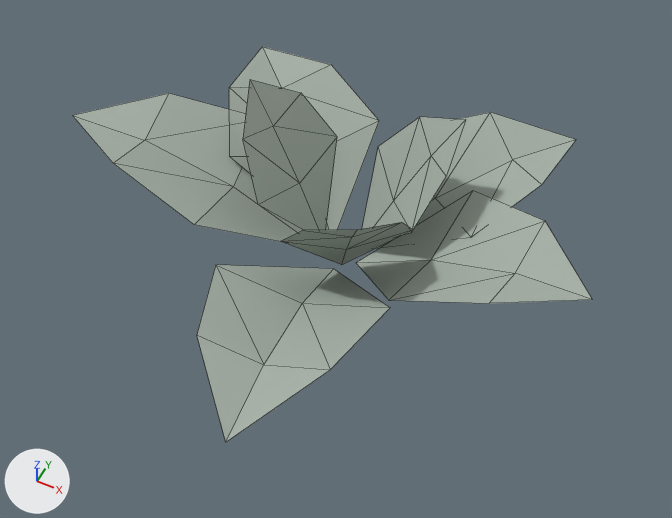
The glTF model game/assets/crops/silverleaf/silverleaf_s1.glb, before and after one commit.
Both versions are drawn from a 50 mm camera at (0.174, -0.352, 0.435) aimed at (0.017, -0.039, 0.043). Arrows for +X, +Y and +Z are at lower left; the lights stay in place. The older version comes first. Mesh edges are drawn as thin lines. Vertices at exactly the same position are counted once.

In view in the first picture: 'silverleaf_s1'.
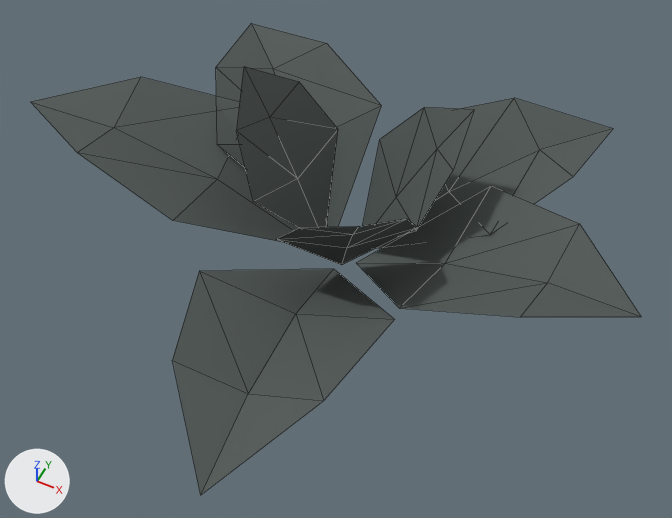
Boxes (x1, y1, x2, y2) around the edits, measured in the pictures (672 x 518 px; the box of a moved part takes in the faces that stretch with it):
'silverleaf_s1', recoloured, reshaped (17% wider, 19% taller): before (73, 47, 593, 442); after (31, 23, 641, 495)
part 1 of me_silverleaf_s1, moved or reshaped: before (362, 117, 465, 234); after (363, 107, 474, 234)
part 2 of me_silverleaf_s1, moved or reshaped: before (243, 79, 337, 230); after (237, 66, 338, 228)
part 3 of me_silverleaf_s1, moved or reshaped: before (281, 222, 412, 265); after (276, 219, 418, 265)
part 4 of me_silverleaf_s1, moved or reshaped: before (73, 47, 593, 442); after (31, 23, 641, 495)

The change in detail:
Material 'pal_leaf_silver' (mat_pal_leaf_silver) changes colour from grey #a6b0a6 to dark grey #4f5754; in linear values from (0.38, 0.434, 0.38) to (0.0783, 0.0946, 0.089).
me_silverleaf_s1 is used by ob_silverleaf_s1; location (0.0, 0.0, 0.0).
me_silverleaf_s1 had 64 vertices, 64 faces and spanned x -0.177..0.155, y -0.174..0.112, z 0.0..0.106.
me_silverleaf_s1 now has 64 vertices, 64 faces and spans x -0.207..0.181, y -0.202..0.13, z 0.0..0.114.
me_silverleaf_s1 part 1: the loose piece of 8 vertices spanning x 0.002..0.059, y -0.008..0.055, z 0.004..0.096 is scaled about the mesh origin by 1.07.
me_silverleaf_s1 part 2: the loose piece of 8 vertices spanning x -0.064..-0.012, y -0.031..0.043, z 0.004..0.106 is scaled about the mesh origin by 1.07.
me_silverleaf_s1 part 3: the loose piece of 8 vertices spanning x -0.013..0.052, y -0.061..-0.007, z 0.004..0.099 is scaled about the mesh origin by 1.07.
me_silverleaf_s1 part 4: 35 of 64 vertices moved; they spanned x -0.177..0.155, y -0.174..0.112, z 0.03..0.066 and now span x -0.207..0.181, y -0.202..0.13, z 0.032..0.071; mean shift (0.0, 0.0, 0.004); largest move (-0.177, -0.019, 0.061) -> (-0.207, -0.022, 0.063).
